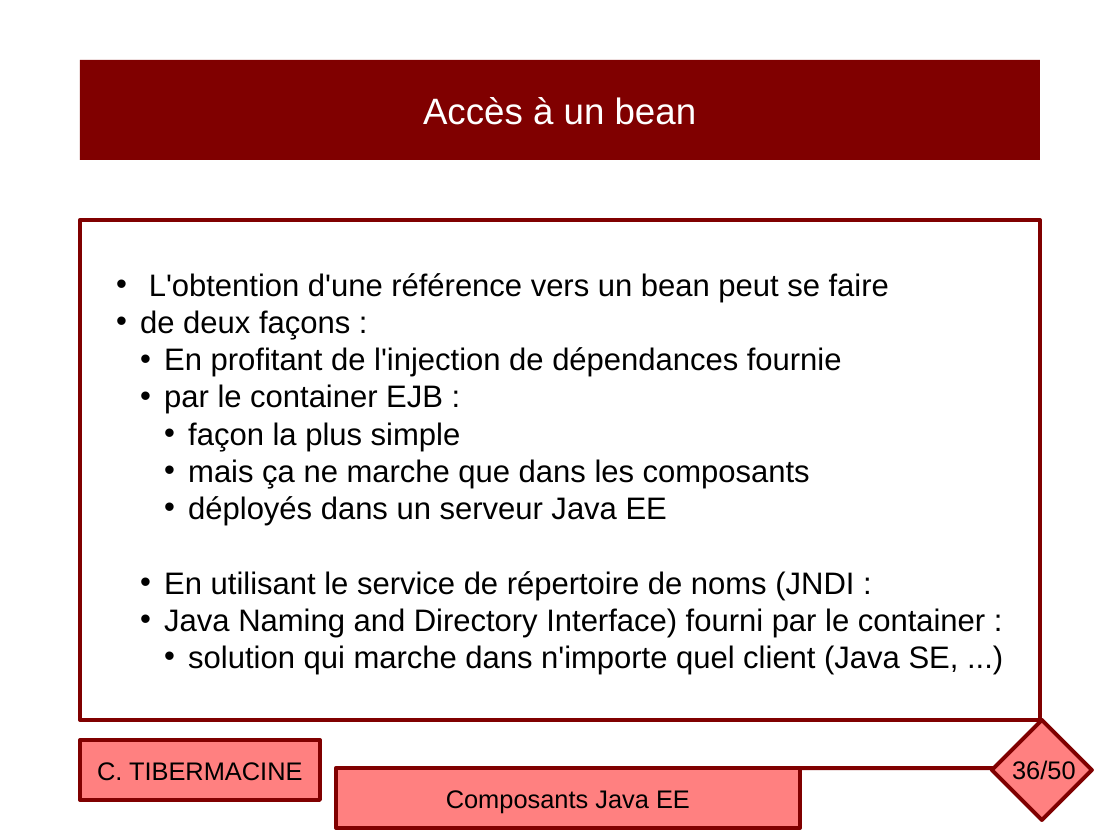
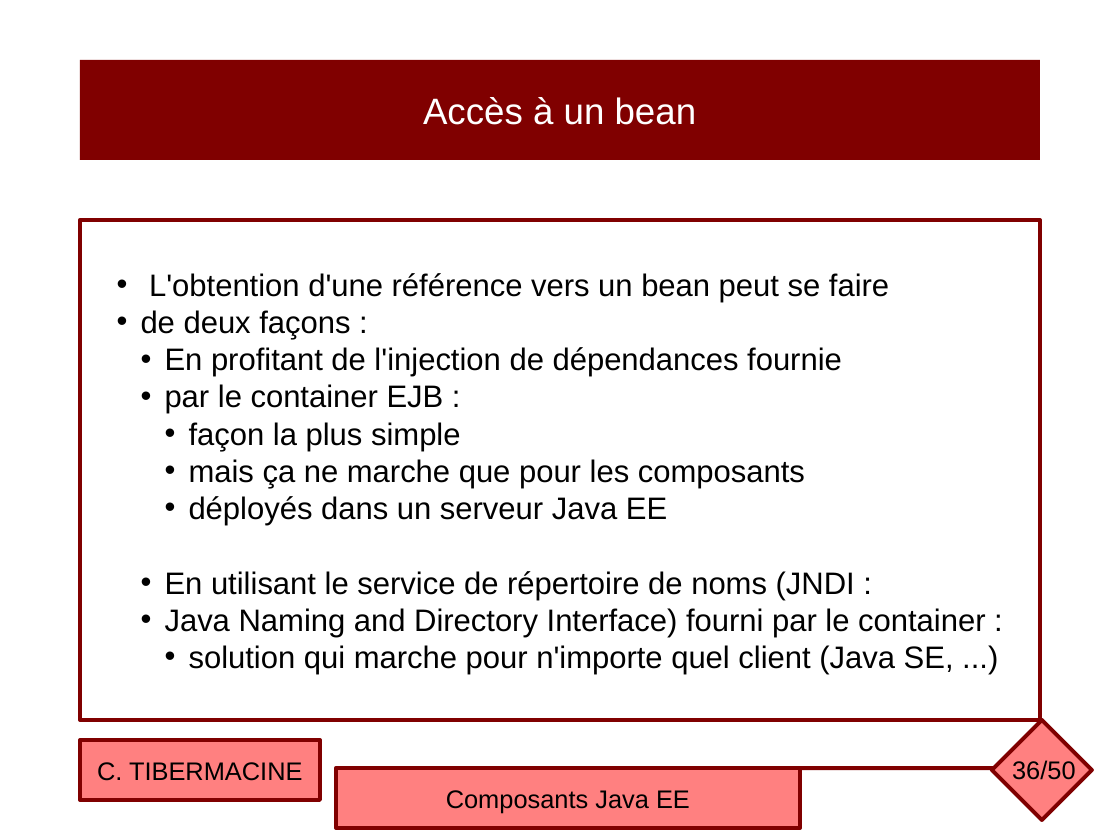
Before and after one commit to ctiber/composants, a slide deck: slide 36 of cours/cours1.odp. Drawn at 1120x840 pixels with LibreOffice and Linux fonts; fonts in the diff are those of the drawing. Boxes give left, top, right and bottom in pixels: in the first picture for what was removed or moved away, otherwise in the second. Text is boxed around its words. In the diff, an @@ line names an element or a change of style, - is before the commit and + after.

```diff
--- a/cours/cours1.odp
+++ b/cours/cours1.odp
@@ text in rectangle at <box>189,459,805,488</box>: text changed @@
-    • mais ça ne marche que dans les composants
+    • mais ça ne marche que pour les composants
@@ text in rectangle at <box>189,645,954,675</box>: text changed @@
-    • solution qui marche dans n'importe quel client (Java SE, ...)
+    • solution qui marche pour n'importe quel client (Java SE, ...)
```
Also in this commit, not shown: 21 other slides changed, 1 slide added, 1 slide removed, 1 other file.
